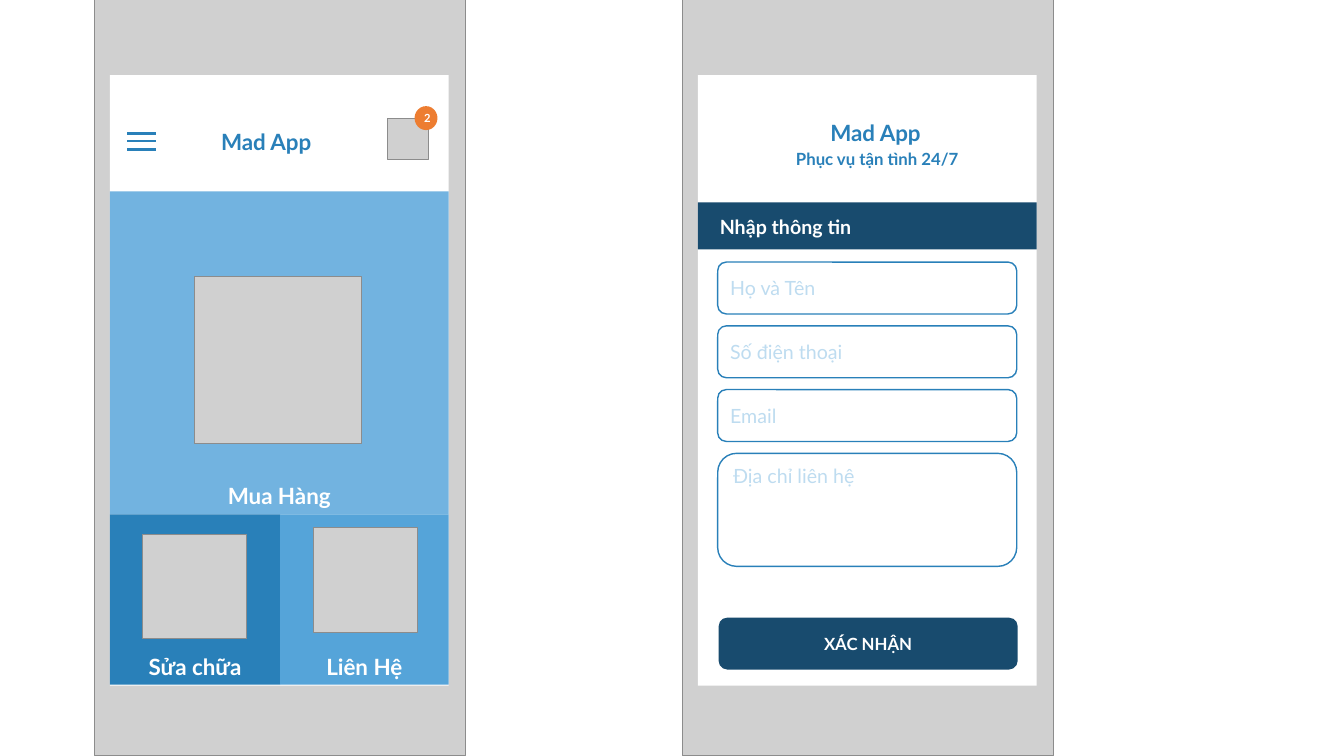
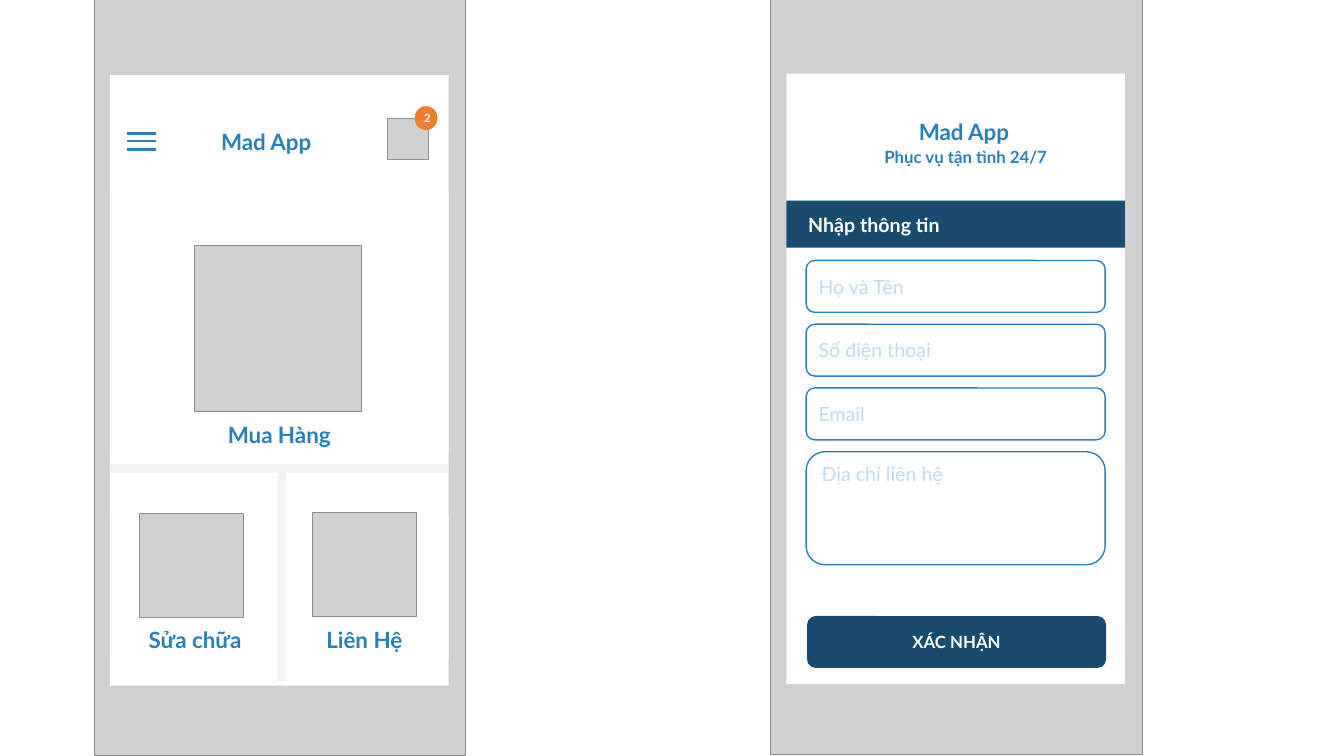
Before and after one commit to phuvk/AppCivilGoods, a slide deck: slide 2 of tags/document/UI design.pptx. Drawn at 1344x756 pixels with LibreOffice and Linux fonts; fonts in the diff are those of the drawing; grey boxes stand for pictures. Boxes give left, top, right and bottom in pixels: in the first picture for what was removed or moved away, otherwise in the second. Text is boxed around its words. In the diff, an @@ line names an element or a change of style, - is before the commit and + after.

```diff
--- a/tags/document/UI design.pptx
+++ b/tags/document/UI design.pptx
@@ rectangle "Mua Hàng": place and size @@
-rectangle "Mua Hàng" at box(110, 192, 449, 515)
+rectangle "Mua Hàng" at box(110, 192, 449, 454)
@@ rectangle "Mua Hàng" at box(110, 192, 449, 454): text colour #FFFFFF to #2980B9; fill #72B3E0 to #FFFFFF @@
@@ 5 rounded rectangles, 3 texts, 2 rectangles, 1 picture: place and size @@
-5 rounded rectangles, 3 texts, 2 rectangles, 1 picture at box(683, 0, 1055, 756)
+5 rounded rectangles, 3 texts, 2 rectangles, 1 picture at box(771, 0, 1143, 754)
@@ picture: place and size @@
-picture at box(195, 277, 361, 444)
+picture at box(195, 245, 361, 411)
@@ rectangle added at box(110, 464, 449, 473), fill #F2F2F2 @@
@@ rectangle added at box(277, 469, 285, 681), fill #F2F2F2 @@
@@ rectangle "Sửa chữa": place and size @@
-rectangle "Sửa chữa" at box(110, 514, 280, 685)
+rectangle "Sửa chữa" at box(110, 514, 280, 657)
@@ rectangle "Sửa chữa" at box(110, 514, 280, 657): text colour #FFFFFF to #2980B9; fill #2980B9 to #FFFFFF @@
@@ picture: place and size @@
-picture at box(143, 534, 247, 638)
+picture at box(140, 514, 244, 618)
@@ rectangle "Liên Hệ": place and size @@
-rectangle "Liên Hệ" at box(280, 514, 449, 685)
+rectangle "Liên Hệ" at box(280, 514, 449, 657)
@@ rectangle "Liên Hệ" at box(280, 514, 449, 657): text colour #FFFFFF to #2980B9; fill #55A4D9 to #FFFFFF @@
@@ picture: place and size @@
-picture at box(314, 528, 418, 633)
+picture at box(313, 512, 417, 617)
```
Also in this commit, not shown: 1 other slide changed, 14 other files.
